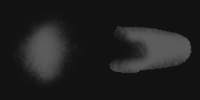
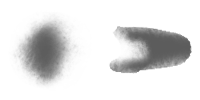
Two versions of the same layered image (200x100). Layer-by-layer changes:
hid "Слой 2" over [0,0,200,100]
